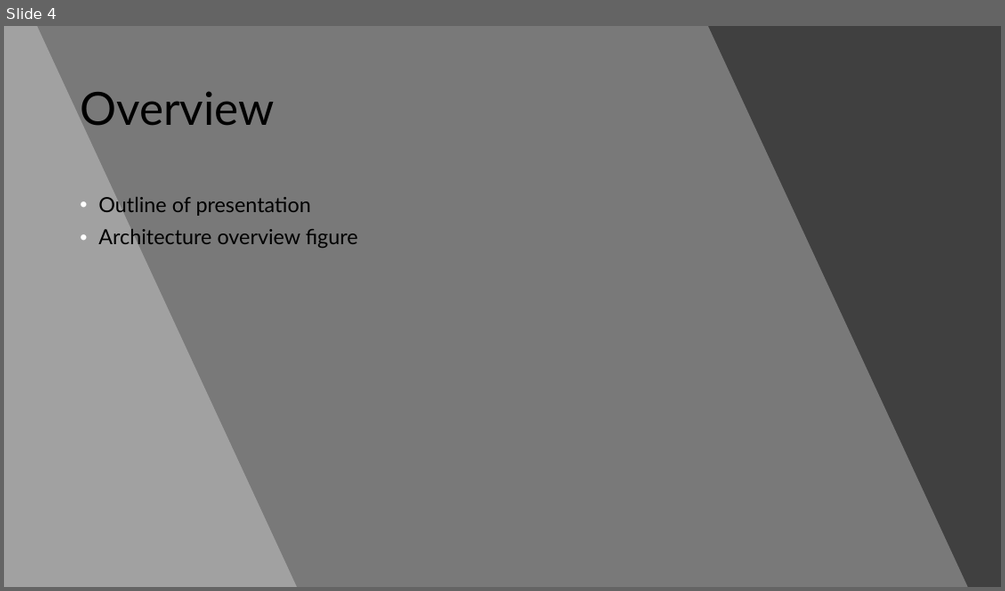
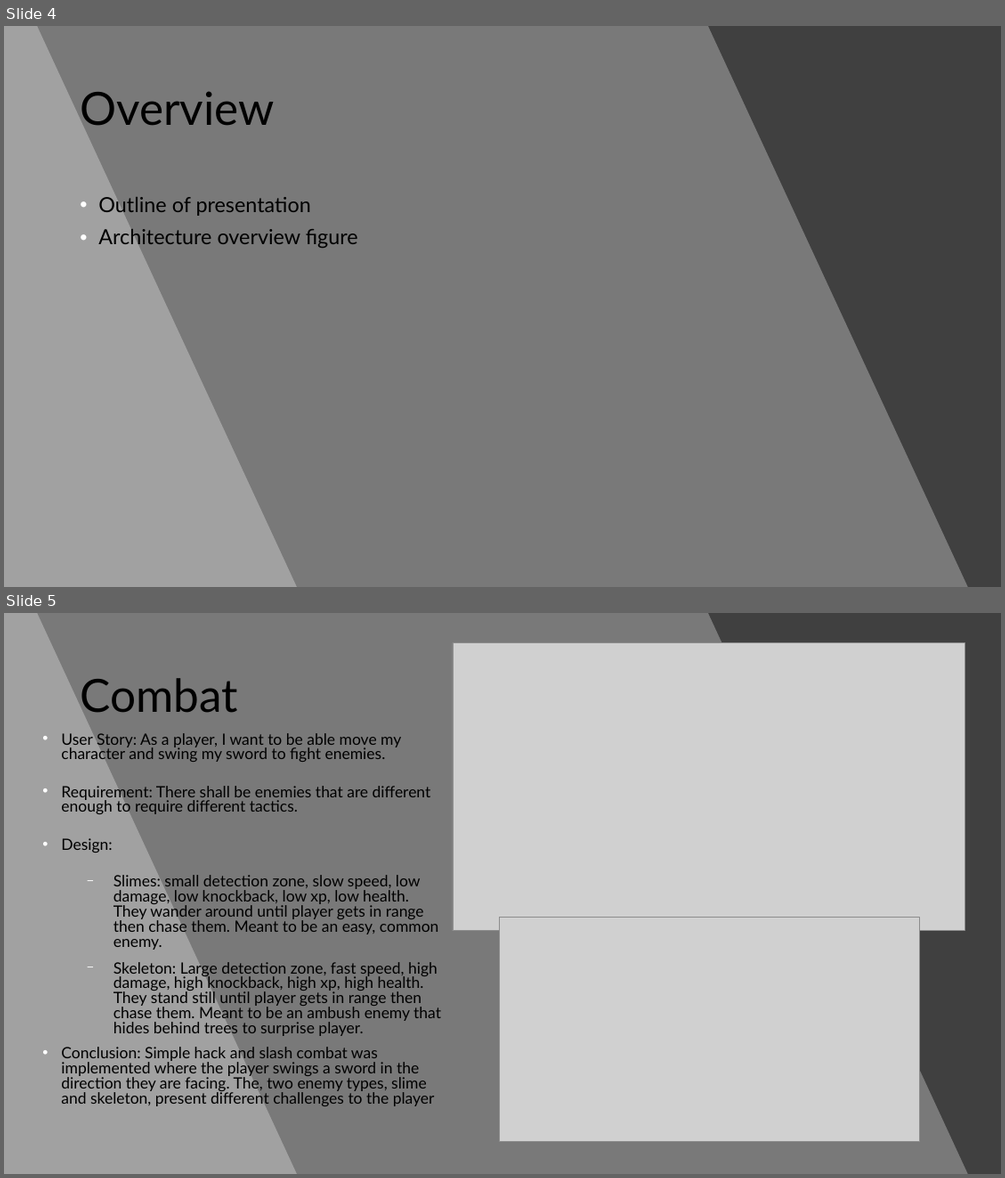
Before and after one commit to WSU-cshimizu/ceg4110-group-project-no-grads, a slide deck: presentation materials/PresentationPowerpoint.pptx. Shown one above the other, each under a label of ours: slide 4 before the commit, slides 4 and 5 after it. The pictures are 1005x591 and 1005x1178 pixels, drawn with LibreOffice and Linux fonts; fonts in the diff are those of the drawing; grey boxes stand for pictures. Boxes give left, top, right and bottom in pixels: in the first picture for what was removed or moved away, otherwise in the second. Text is boxed around its words. In the diff, an @@ line names an element or a change of style, - is before the commit and + after.

Commit message:
finished combat slide, started others

```diff
--- a/presentation materials/PresentationPowerpoint.pptx
+++ b/presentation materials/PresentationPowerpoint.pptx
@@ slide 5 added at (4,613,1001,1174), background #404040 @@
@@ freeform shape added at (4,613,968,1174), fill #FFFFFF at 30% opacity @@
@@ freeform shape added at (4,613,297,1174), fill #FFFFFF at 30% opacity @@
@@ picture added at (453,643,965,931) @@
@@ title added at (80,678,237,713), 44 pt, text #000000 @@
+Combat
@@ text added at (61,733,441,1106), 15 pt, text #000000 @@
+• User Story: As a player, I want to be able move my character and swing my sword to fight enemies.
+• Requirement: There shall be enemies that are different enough to require different tactics.
+• Design:
+  − Slimes: small detection zone, slow speed, low damage, low knockback, low xp, low health. They wander around until player gets in range then chase them. Meant to be an easy, common enemy.
+  − Skeleton: Large detection zone, fast speed, high damage, high knockback, high xp, high health. They stand still until player gets in range then chase them. Meant to be an ambush enemy that hides behind trees to surprise player.
+• Conclusion: Simple hack and slash combat was implemented where the player swings a sword in the direction they are facing. The, two enemy types, slime and skeleton, present different challenges to the player
@@ picture added at (500,916,920,1141) @@
```
Also in this commit, not shown: 3 slides changed, 1 other slide added.
